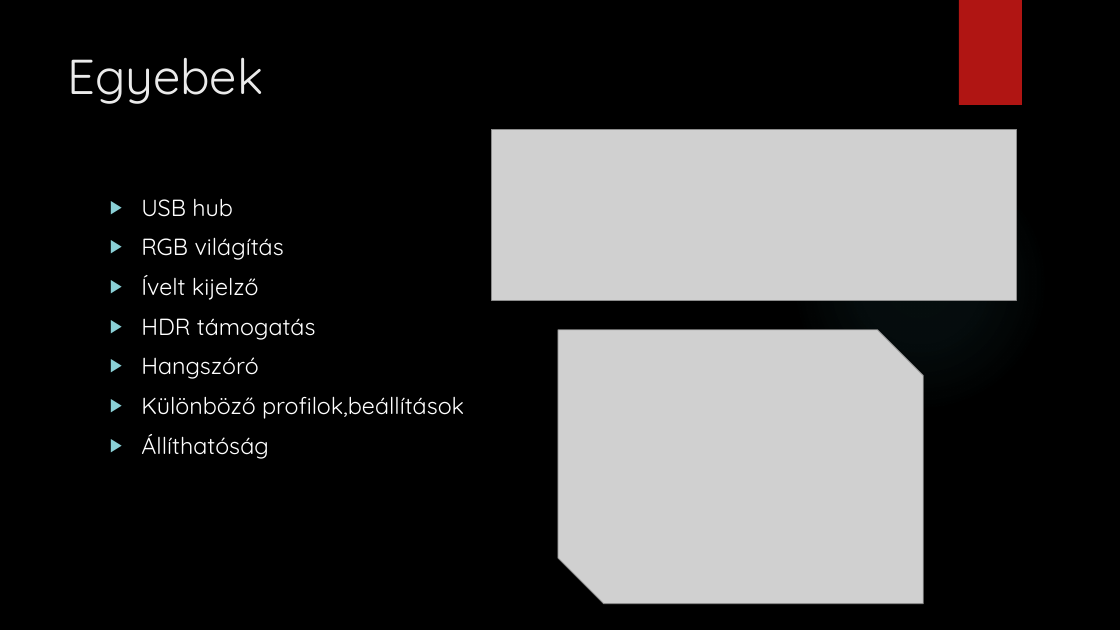
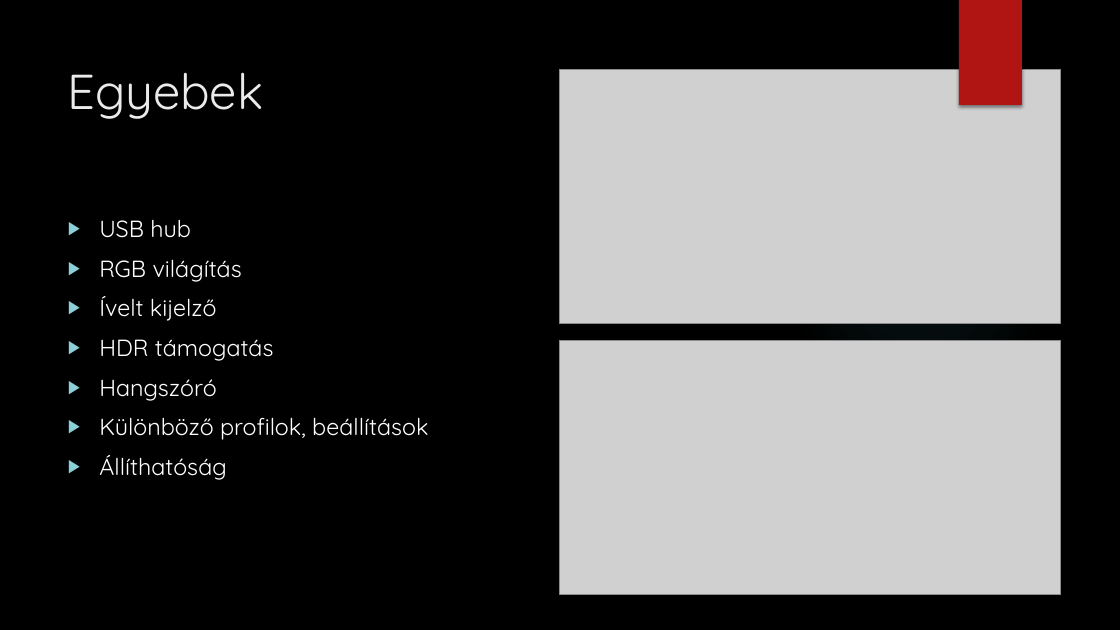
Before and after one commit to peterdaviid/pptkeszites2, a slide deck: slide 6 of Monitorok.pptx. Drawn at 1120x630 pixels with LibreOffice and Linux fonts; fonts in the diff are those of the drawing; grey boxes stand for pictures; background and template pictures are left out. Boxes give left, top, right and bottom in pixels: in the first picture for what was removed or moved away, otherwise in the second. Text is boxed around its words. In the diff, an @@ line names an element or a change of style, - is before the commit and + after.

```diff
--- a/Monitorok.pptx
+++ b/Monitorok.pptx
@@ rectangle removed at [959, 0, 1022, 105] @@
@@ rectangle added at [959, 0, 1022, 105], fill #B01513 @@
@@ title "Egyebek": place and size @@
-title "Egyebek" at [68, 57, 264, 104]
+title "Egyebek" at [68, 72, 264, 119]
@@ picture: place and size @@
-picture at [492, 129, 1017, 300]
+picture at [560, 70, 1060, 324]
@@ text "USB hub": place and size @@
-text "USB hub" at [141, 199, 464, 459]
+text "USB hub" at [99, 220, 428, 480]
@@ picture: place and size @@
-picture at [558, 330, 923, 604]
+picture at [560, 340, 1060, 595]
@@ text at [99, 417, 428, 440]: spaces changed @@
-▶ Különböző profilok,beállítások
+▶ Különböző profilok, beállítások
```
Also in this commit, not shown: 4 other slides changed, 1 slide added, 1 slide removed.
